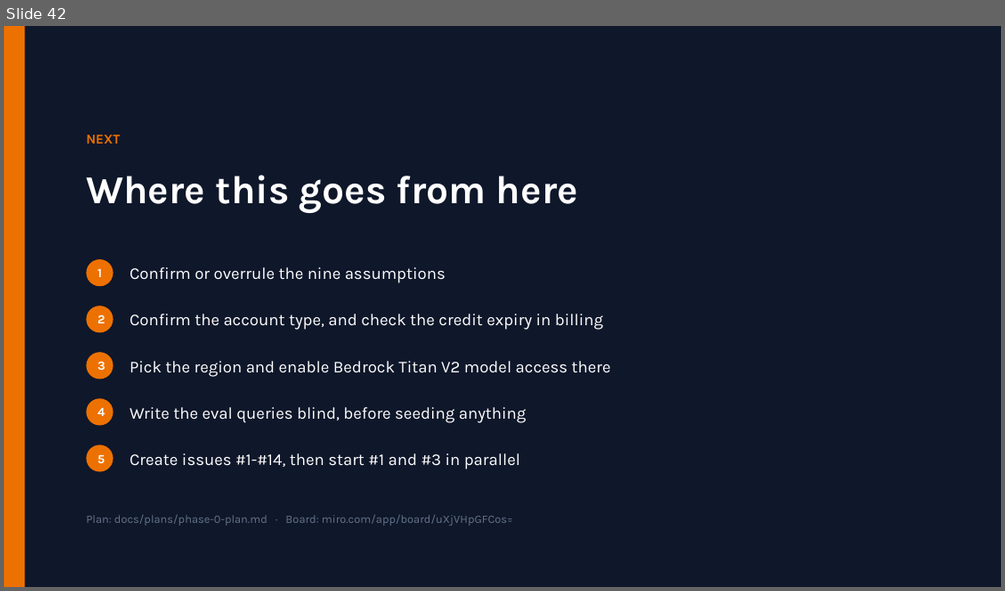
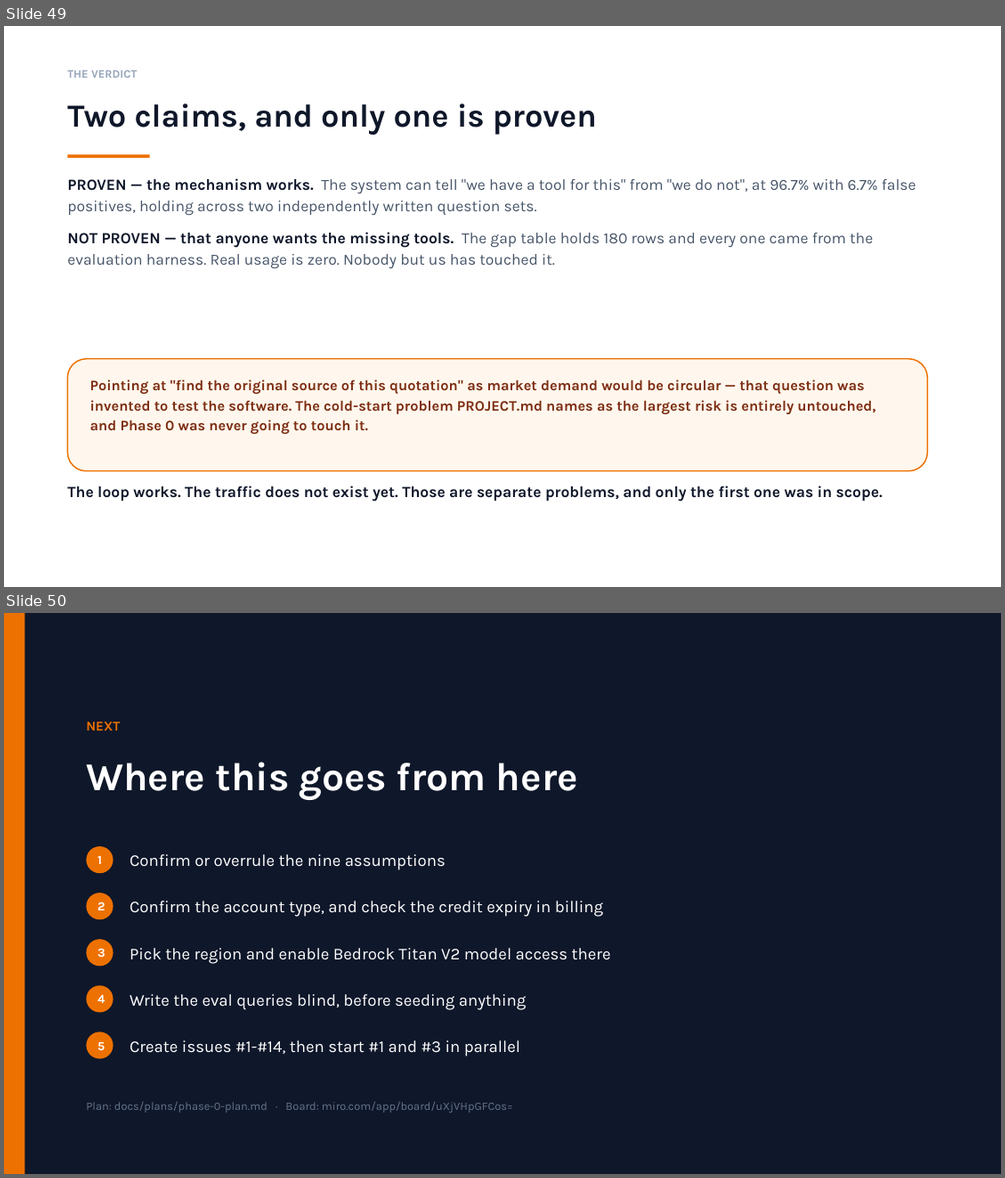
Before and after one commit to Endlessandothers/Endlessproject, a slide deck: docs/plans/endless-phase-0-v3.pptx. Shown one above the other, each under a label of ours: slide 42 before the commit, slides 49 and 50 after it. The pictures are 1005x591 and 1005x1178 pixels, drawn with LibreOffice and Linux fonts; fonts in the diff are those of the drawing. Boxes give left, top, right and bottom in pixels: in the first picture for what was removed or moved away, otherwise in the second. Text is boxed around its words. In the diff, an @@ line names an element or a change of style, - is before the commit and + after.

```diff
--- a/docs/plans/endless-phase-0-v3.pptx
+++ b/docs/plans/endless-phase-0-v3.pptx
@@ slide 49 added at bbox=[4, 26, 1001, 587], background #FFFFFF @@
@@ text added at bbox=[67, 70, 137, 78], 11 pt, text #94A3B8, bold @@
+THE VERDICT
@@ text added at bbox=[67, 103, 597, 135], 31 pt, text #0F172A, bold @@
+Two claims, and only one is proven
@@ rectangle added at bbox=[67, 155, 150, 158], fill #ED7100 @@
@@ text added at bbox=[67, 178, 916, 269], 15 pt, text #475569 @@
+PROVEN — the mechanism works. The system can tell "we have a tool for this" from "we do not", at 96.7% with 6.7% false positives, holding across two independently written question sets.
+NOT PROVEN — that anyone wants the missing tools. The gap table holds 180 rows and every one came from the evaluation harness. Real usage is zero. Nobody but us has touched it.
@@ rounded rectangle added at bbox=[67, 359, 928, 471], fill #FFF7ED, outline #ED7100 1.25 pt @@
@@ text added at bbox=[90, 379, 875, 434], 14 pt, text #7C2D12, bold @@
+Pointing at "find the original source of this quotation" as market demand would be circular — that question was invented to test the software. The cold-start problem PROJECT.md names as the largest risk is entirely untouched, and Phase 0 was never going to touch it.
@@ text added at bbox=[67, 485, 882, 501], 15 pt, text #0F172A, bold @@
+The loop works. The traffic does not exist yet. Those are separate problems, and only the first one was in scope.
@@ what was slide 42 is now slide 50 @@
```
Also in this commit, not shown: 2 slides changed, 7 other slides added.
